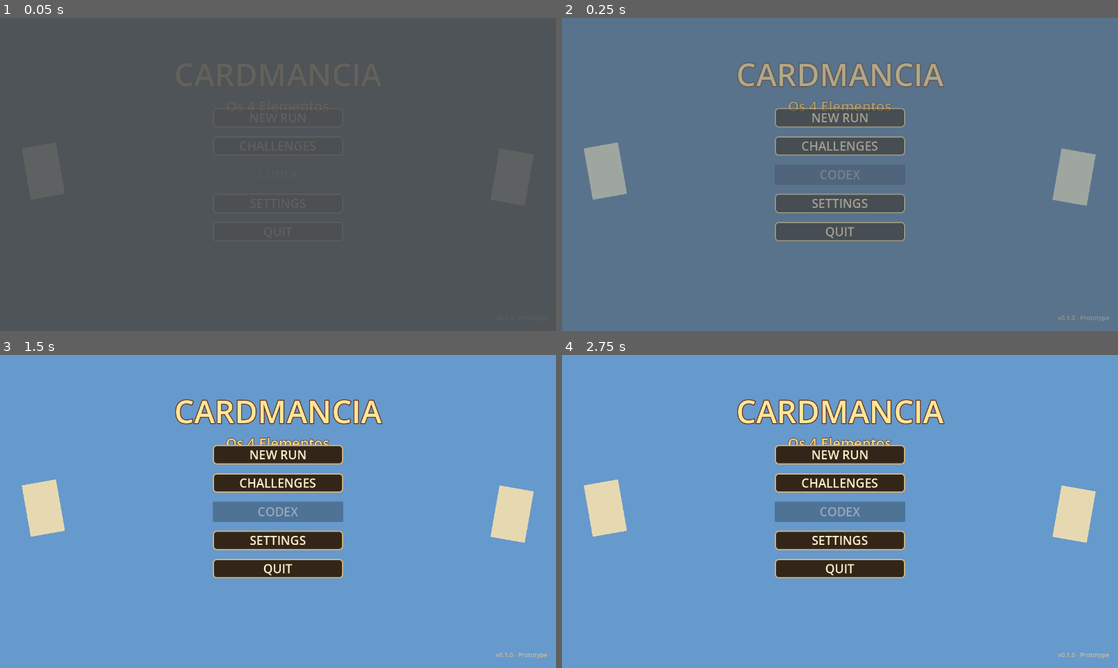
Above: before the commit, frames 1-4 (two rows, left to right).
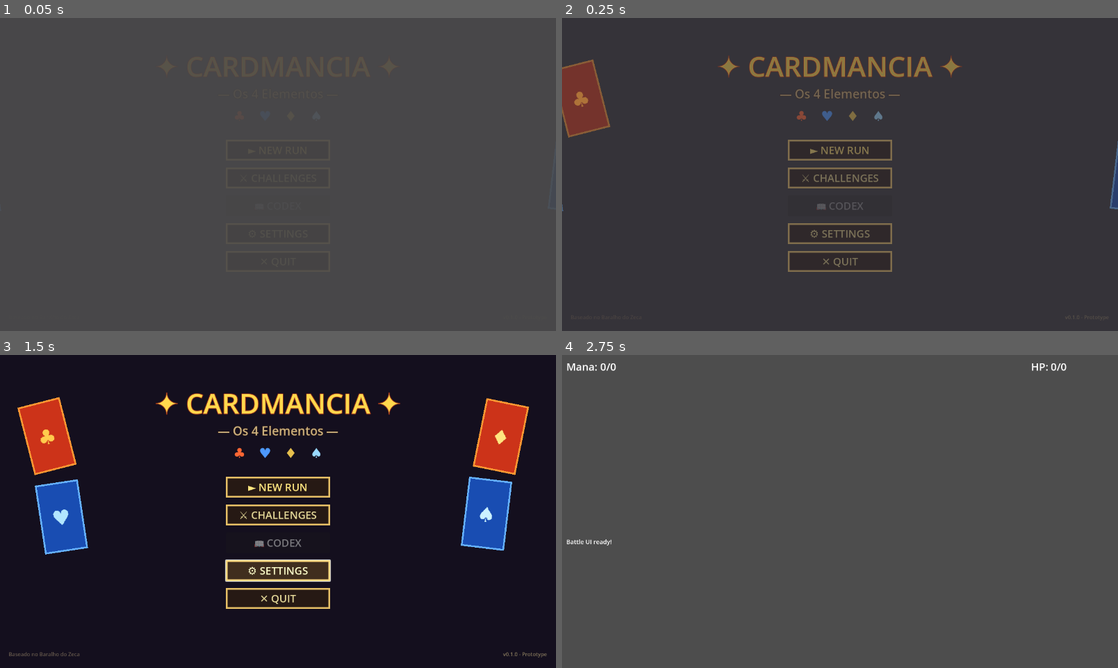
Above: after the commit, the same moments.

Repository: educorplucasmorais-svg/Cardmancia-4-elementos-CARDGAME
Game: Godot game, scene res://res/scenes/MainMenu.tscn
The game is run twice, just before and just after one commit, with the same random seed, the same clock (stepped at 60 frames per second) and the same inputs.
Inputs:
- Up to frame 1 (0.05 s): no input
- Up to frame 2 (0.25 s): no input
- Up to frame 3 (1.5 s): click "CHALLENGES" (after the commit: "⚔ CHALLENGES") at 0.5 s; click "SETTINGS" (after the commit: "⚙ SETTINGS") at 1.25 s
- Up to frame 4 (2.75 s): click "NEW RUN" (after the commit: "► NEW RUN") at 2 s

The runs differ from the first frame. In frame 1, 3.2% of the frame differs, in the area x 4-96%, y 14-72%; in frame 2, 100%; in frame 3, 99%; in frame 4, 100%, in the area x 0-100%, y 0-100%.
Error after the commit: Invalid access to property or key 'process_frame' on a base object of type 'null instance'. (res://res/game/combat/fsm/SetupState.gd:31)

Commit message:
feat: Redesign MainMenu with pixelated style and card decorations
- Fix buttons overlapping title by repositioning below subtitle
- Add 4 decorative cards (Fire, Water, Earth, Air) on sides
- Dark pixelated background with golden accents
- Pixelated button style with sharp corners (no rounded edges)
- Element icons row (♣♥♦♠) between subtitle and buttons
- Card entrance/exit animations with floating effect
- Added credits label "Baseado no Baralho do Zeca"

Co-authored-by: educorplucasmorais-svg <236638709+educorplucasmorais-svg@users.noreply.github.com>

Diff:
--- a/res/scenes/MainMenu.tscn
+++ b/res/scenes/MainMenu.tscn
@@ -1,18 +1,54 @@
-[gd_scene load_steps=3 format=3 uid="uid://d1k2p8hl6tctv"]
+[gd_scene load_steps=6 format=3 uid="uid://d1k2p8hl6tctv"]
 
 [ext_resource type="Script" path="res://res/ui/MainMenu.gd" id="1_mainmenu"]
 
 [sub_resource type="StyleBoxFlat" id="StyleBoxFlat_button"]
-bg_color = Color(0.2, 0.15, 0.1, 1)
-border_width_left = 3
-border_width_top = 3
-border_width_right = 3
-border_width_bottom = 3
-border_color = Color(0.8, 0.7, 0.5, 1)
-corner_radius_top_left = 8
-corner_radius_top_right = 8
-corner_radius_bottom_right = 8
-corner_radius_bottom_left = 8
+bg_color = Color(0.15, 0.1, 0.08, 1)
+border_width_left = 4
+border_width_top = 4
+border_width_right = 4
+border_width_bottom = 4
+border_color = Color(0.9, 0.75, 0.4, 1)
+corner_radius_top_left = 0
+corner_radius_top_right = 0
+corner_radius_bottom_right = 0
+corner_radius_bottom_left = 0
+
+[sub_resource type="StyleBoxFlat" id="StyleBoxFlat_button_hover"]
+bg_color = Color(0.25, 0.18, 0.12, 1)
+border_width_left = 4
+border_width_top = 4
+border_width_right = 4
+border_width_bottom = 4
+border_color = Color(1.0, 0.85, 0.5, 1)
+corner_radius_top_left = 0
+corner_radius_top_right = 0
+corner_radius_bottom_right = 0
+corner_radius_bottom_left = 0
+
+[sub_resource type="StyleBoxFlat" id="StyleBoxFlat_card_fire"]
+bg_color = Color(0.8, 0.2, 0.1, 1)
+border_width_left = 4
+border_width_top = 4
+border_width_right = 4
+border_width_bottom = 4
+border_color = Color(1.0, 0.6, 0.2, 1)
+corner_radius_top_left = 0
+corner_radius_top_right = 0
+corner_radius_bottom_right = 0
+corner_radius_bottom_left = 0
+
+[sub_resource type="StyleBoxFlat" id="StyleBoxFlat_card_water"]
+bg_color = Color(0.1, 0.3, 0.7, 1)
+border_width_left = 4
+border_width_top = 4
+border_width_right = 4
+border_width_bottom = 4
+border_color = Color(0.4, 0.7, 1.0, 1)
+corner_radius_top_left = 0
+corner_radius_top_right = 0
+corner_radius_bottom_right = 0
+corner_radius_bottom_left = 0
 
 [node name="MainMenu" type="Control"]
 layout_mode = 3
@@ -30,23 +66,153 @@
 anchor_bottom = 1.0
 grow_horizontal = 2
 grow_vertical = 2
-color = Color(0.4, 0.6, 0.8, 1)
+color = Color(0.08, 0.06, 0.12, 1)
+
+[node name="CardDecorations" type="Control" parent="."]
+layout_mode = 1
+anchors_preset = 15
+anchor_right = 1.0
+anchor_bottom = 1.0
+grow_horizontal = 2
+grow_vertical = 2
+
+[node name="CardFire1" type="Panel" parent="CardDecorations"]
+layout_mode = 1
+anchors_preset = 0
+offset_left = 40.0
+offset_top = 120.0
+offset_right = 140.0
+offset_bottom = 280.0
+rotation = -0.25
+theme_override_styles/panel = SubResource("StyleBoxFlat_card_fire")
+
+[node name="CardSymbol" type="Label" parent="CardDecorations/CardFire1"]
+layout_mode = 1
+anchors_preset = 8
+anchor_left = 0.5
+anchor_top = 0.5
+anchor_right = 0.5
+anchor_bottom = 0.5
+offset_left = -30.0
+offset_top = -30.0
+offset_right = 30.0
+offset_bottom = 30.0
+grow_horizontal = 2
+grow_vertical = 2
+theme_override_colors/font_color = Color(1, 0.8, 0.3, 1)
+theme_override_font_sizes/font_size = 48
+text = "♣"
+horizontal_alignment = 1
+vertical_alignment = 1
+
+[node name="CardWater1" type="Panel" parent="CardDecorations"]
+layout_mode = 1
+anchors_preset = 0
+offset_left = 80.0
+offset_top = 300.0
+offset_right = 180.0
+offset_bottom = 460.0
+rotation = -0.15
+theme_override_styles/panel = SubResource("StyleBoxFlat_card_water")
+
+[node name="CardSymbol" type="Label" parent="CardDecorations/CardWater1"]
+layout_mode = 1
+anchors_preset = 8
+anchor_left = 0.5
+anchor_top = 0.5
+anchor_right = 0.5
+anchor_bottom = 0.5
+offset_left = -30.0
+offset_top = -30.0
+offset_right = 30.0
+offset_bottom = 30.0
+grow_horizontal = 2
+grow_vertical = 2
+theme_override_colors/font_color = Color(0.7, 0.9, 1.0, 1)
+theme_override_font_sizes/font_size = 48
+text = "♥"
+horizontal_alignment = 1
+vertical_alignment = 1
+
+[node name="CardEarth1" type="Panel" parent="CardDecorations"]
+layout_mode = 1
+anchors_preset = 1
+anchor_left = 1.0
+anchor_right = 1.0
+offset_left = -160.0
+offset_top = 100.0
+offset_right = -60.0
+offset_bottom = 260.0
+grow_horizontal = 0
+rotation = 0.2
+theme_override_styles/panel = SubResource("StyleBoxFlat_card_fire")
+
+[node name="CardSymbol" type="Label" parent="CardDecorations/CardEarth1"]
+layout_mode = 1
+anchors_preset = 8
+anchor_left = 0.5
+anchor_top = 0.5
+anchor_right = 0.5
+anchor_bottom = 0.5
+offset_left = -30.0
+offset_top = -30.0
+offset_right = 30.0
+offset_bottom = 30.0
+grow_horizontal = 2
+grow_vertical = 2
+theme_override_colors/font_color = Color(1, 0.9, 0.5, 1)
+theme_override_font_sizes/font_size = 48
+text = "♦"
+horizontal_alignment = 1
+vertical_alignment = 1
+
+[node name="CardAir1" type="Panel" parent="CardDecorations"]
+layout_mode = 1
+anchors_preset = 1
+anchor_left = 1.0
+anchor_right = 1.0
+offset_left = -200.0
+offset_top = 280.0
+offset_right = -100.0
+offset_bottom = 440.0
+grow_horizontal = 0
+rotation = 0.12
+theme_override_styles/panel = SubResource("StyleBoxFlat_card_water")
+
+[node name="CardSymbol" type="Label" parent="CardDecorations/CardAir1"]
+layout_mode = 1
+anchors_preset = 8
+anchor_left = 0.5
+anchor_top = 0.5
+anchor_right = 0.5
+anchor_bottom = 0.5
+offset_left = -30.0
+offset_top = -30.0
+offset_right = 30.0
+offset_bottom = 30.0
+grow_horizontal = 2
+grow_vertical = 2
+theme_override_colors/font_color = Color(0.8, 0.95, 1.0, 1)
+theme_override_font_sizes/font_size = 48
+text = "♠"
+horizontal_alignment = 1
+vertical_alignment = 1
 
 [node name="Title" type="Label" parent="."]
 layout_mode = 1
 anchors_preset = 5
 anchor_left = 0.5
 anchor_right = 0.5
-offset_left = -300.0
-offset_top = 80.0
-offset_right = 300.0
-offset_bottom = 180.0
-grow_horizontal = 2
-theme_override_colors/font_color = Color(1, 0.9, 0.6, 1)
-theme_override_colors/font_outline_color = Color(0.4, 0.2, 0.1, 1)
-theme_override_constants/outline_size = 8
-theme_override_font_sizes/font_size = 72
-text = "CARDMANCIA"
+offset_left = -350.0
+offset_top = 60.0
+offset_right = 350.0
+offset_bottom = 160.0
+grow_horizontal = 2
+theme_override_colors/font_color = Color(1, 0.85, 0.3, 1)
+theme_override_colors/font_outline_color = Color(0.6, 0.2, 0.1, 1)
+theme_override_constants/outline_size = 6
+theme_override_font_sizes/font_size = 64
+text = "✦ CARDMANCIA ✦"
 horizontal_alignment = 1
 vertical_alignment = 1
 
@@ -55,73 +221,122 @@
 anchors_preset = 5
 anchor_left = 0.5
 anchor_right = 0.5
-offset_left = -200.0
-offset_top = 180.0
-offset_right = 200.0
-offset_bottom = 220.0
-grow_horizontal = 2
-theme_override_colors/font_color = Color(1, 0.85, 0.5, 1)
-theme_override_colors/font_outline_color = Color(0.3, 0.15, 0.05, 1)
-theme_override_constants/outline_size = 4
+offset_left = -250.0
+offset_top = 150.0
+offset_right = 250.0
+offset_bottom = 200.0
+grow_horizontal = 2
+theme_override_colors/font_color = Color(0.8, 0.7, 0.5, 1)
+theme_override_colors/font_outline_color = Color(0.2, 0.1, 0.05, 1)
+theme_override_constants/outline_size = 3
+theme_override_font_sizes/font_size = 28
+text = "— Os 4 Elementos —"
+horizontal_alignment = 1
+vertical_alignment = 1
+
+[node name="ElementIcons" type="HBoxContainer" parent="."]
+layout_mode = 1
+anchors_preset = 5
+anchor_left = 0.5
+anchor_right = 0.5
+offset_left = -150.0
+offset_top = 200.0
+offset_right = 150.0
+offset_bottom = 250.0
+grow_horizontal = 2
+theme_override_constants/separation = 30
+alignment = 1
+
+[node name="Fire" type="Label" parent="ElementIcons"]
+layout_mode = 2
+theme_override_colors/font_color = Color(1, 0.4, 0.2, 1)
 theme_override_font_sizes/font_size = 32
-text = "Os 4 Elementos"
-horizontal_alignment = 1
-vertical_alignment = 1
+text = "♣"
+horizontal_alignment = 1
+
+[node name="Water" type="Label" parent="ElementIcons"]
+layout_mode = 2
+theme_override_colors/font_color = Color(0.3, 0.6, 1, 1)
+theme_override_font_sizes/font_size = 32
+text = "♥"
+horizontal_alignment = 1
+
+[node name="Earth" type="Label" parent="ElementIcons"]
+layout_mode = 2
+theme_override_colors/font_color = Color(0.9, 0.75, 0.3, 1)
+theme_override_font_sizes/font_size = 32
+text = "♦"
+horizontal_alignment = 1
+
+[node name="Air" type="Label" parent="ElementIcons"]
+layout_mode = 2
+theme_override_colors/font_color = Color(0.6, 0.85, 1, 1)
+theme_override_font_sizes/font_size = 32
+text = "♠"
+horizontal_alignment = 1
 
 [node name="MenuButtons" type="VBoxContainer" parent="."]
 layout_mode = 1
-anchors_preset = 8
-anchor_left = 0.5
-anchor_top = 0.5
-anchor_right = 0.5
-anchor_bottom = 0.5
-offset_left = -150.0
-offset_top = -100.0
-offset_right = 150.0
-offset_bottom = 100.0
-grow_horizontal = 2
-grow_vertical = 2
-theme_override_constants/separation = 20
+anchors_preset = 5
+anchor_left = 0.5
+anchor_right = 0.5
+offset_left = -120.0
+offset_top = 280.0
+offset_right = 120.0
+offset_bottom = 520.0
+grow_horizontal = 2
+theme_override_constants/separation = 16
 
 [node name="NewRunButton" type="Button" parent="MenuButtons"]
-layout_mode = 2
-theme_override_colors/font_color = Color(1, 0.95, 0.8, 1)
-theme_override_colors/font_hover_color = Color(1, 1, 0.9, 1)
-theme_override_colors/font_pressed_color = Color(0.9, 0.85, 0.7, 1)
-theme_override_font_sizes/font_size = 28
-theme_override_styles/normal = SubResource("StyleBoxFlat_button")
-theme_override_styles/hover = SubResource("StyleBoxFlat_button")
+custom_minimum_size = Vector2(240, 48)
+layout_mode = 2
+theme_override_colors/font_color = Color(1, 0.9, 0.5, 1)
+theme_override_colors/font_hover_color = Color(1, 1, 0.8, 1)
+theme_override_colors/font_pressed_color = Color(0.8, 0.7, 0.4, 1)
+theme_override_font_sizes/font_size = 24
+theme_override_styles/normal = SubResource("StyleBoxFlat_button")
+theme_override_styles/hover = SubResource("StyleBoxFlat_button_hover")
 theme_override_styles/pressed = SubResource("StyleBoxFlat_button")
-text = "NEW RUN"
+text = "► NEW RUN"
 
 [node name="ChallengesButton" type="Button" parent="MenuButtons"]
-layout_mode = 2
-theme_override_colors/font_color = Color(1, 0.95, 0.8, 1)
-theme_override_font_sizes/font_size = 28
-theme_override_styles/normal = SubResource("StyleBoxFlat_button")
-text = "CHALLENGES"
+custom_minimum_size = Vector2(240, 48)
+layout_mode = 2
+theme_override_colors/font_color = Color(0.9, 0.85, 0.6, 1)
+theme_override_colors/font_hover_color = Color(1, 1, 0.8, 1)
+theme_override_font_sizes/font_size = 24
+theme_override_styles/normal = SubResource("StyleBoxFlat_button")
+theme_override_styles/hover = SubResource("StyleBoxFlat_button_hover")
+text = "⚔ CHALLENGES"
 
 [node name="CodexButton" type="Button" parent="MenuButtons"]
-layout_mode = 2
-theme_override_colors/font_color = Color(0.7, 0.65, 0.5, 1)
-theme_override_font_sizes/font_size = 28
-theme_override_styles/normal = SubResource("StyleBoxFlat_button")
-text = "CODEX"
+custom_minimum_size = Vector2(240, 48)
+layout_mode = 2
+theme_override_colors/font_color = Color(0.5, 0.45, 0.35, 1)
+theme_override_font_sizes/font_size = 24
+theme_override_styles/normal = SubResource("StyleBoxFlat_button")
+text = "📖 CODEX"
 disabled = true
 
 [node name="SettingsButton" type="Button" parent="MenuButtons"]
-layout_mode = 2
-theme_override_colors/font_color = Color(1, 0.95, 0.8, 1)
-theme_override_font_sizes/font_size = 28
-theme_override_styles/normal = SubResource("StyleBoxFlat_button")
-text = "SETTINGS"
+custom_minimum_size = Vector2(240, 48)
+layout_mode = 2
+theme_override_colors/font_color = Color(0.9, 0.85, 0.6, 1)
+theme_override_colors/font_hover_color = Color(1, 1, 0.8, 1)
+theme_override_font_sizes/font_size = 24
+theme_override_styles/normal = SubResource("StyleBoxFlat_button")
+theme_override_styles/hover = SubResource("StyleBoxFlat_button_hover")
+text = "⚙ SETTINGS"
 
 [node name="QuitButton" type="Button" parent="MenuButtons"]
-layout_mode = 2
-theme_override_colors/font_color = Color(1, 0.95, 0.8, 1)
-theme_override_font_sizes/font_size = 28
-theme_override_styles/normal = SubResource("StyleBoxFlat_button")
-text = "QUIT"
+custom_minimum_size = Vector2(240, 48)
+layout_mode = 2
+theme_override_colors/font_color = Color(0.9, 0.85, 0.6, 1)
+theme_override_colors/font_hover_color = Color(1, 1, 0.8, 1)
+theme_override_font_sizes/font_size = 24
+theme_override_styles/normal = SubResource("StyleBoxFlat_button")
+theme_override_styles/hover = SubResource("StyleBoxFlat_button_hover")
+text = "✕ QUIT"
 
 [node name="VersionLabel" type="Label" parent="."]
 layout_mode = 1
@@ -136,47 +351,24 @@
 offset_bottom = -20.0
 grow_horizontal = 0
 grow_vertical = 0
-theme_override_colors/font_color = Color(0.8, 0.75, 0.6, 1)
-theme_override_font_sizes/font_size = 14
+theme_override_colors/font_color = Color(0.5, 0.45, 0.35, 1)
+theme_override_font_sizes/font_size = 12
 text = "v0.1.0 - Prototype"
 horizontal_alignment = 2
 
-[node name="CardDecorations" type="Control" parent="."]
-layout_mode = 1
-anchors_preset = 15
-anchor_right = 1.0
-anchor_bottom = 1.0
-grow_horizontal = 2
-grow_vertical = 2
-
-[node name="CardLeft" type="ColorRect" parent="CardDecorations"]
-layout_mode = 1
-anchors_preset = 4
-anchor_top = 0.5
-anchor_bottom = 0.5
-offset_left = 50.0
-offset_top = -60.0
-offset_right = 130.0
-offset_bottom = 60.0
-grow_vertical = 2
-rotation = -0.174533
-color = Color(0.9, 0.85, 0.7, 1)
-
-[node name="CardRight" type="ColorRect" parent="CardDecorations"]
-layout_mode = 1
-anchors_preset = 6
-anchor_left = 1.0
-anchor_top = 0.5
-anchor_right = 1.0
-anchor_bottom = 0.5
-offset_left = -130.0
-offset_top = -60.0
-offset_right = -50.0
-offset_bottom = 60.0
-grow_horizontal = 0
-grow_vertical = 2
-rotation = 0.174533
-color = Color(0.9, 0.85, 0.7, 1)
+[node name="CreditsLabel" type="Label" parent="."]
+layout_mode = 1
+anchors_preset = 2
+anchor_top = 1.0
+anchor_bottom = 1.0
+offset_left = 20.0
+offset_top = -40.0
+offset_right = 300.0
+offset_bottom = -20.0
+grow_vertical = 0
+theme_override_colors/font_color = Color(0.4, 0.35, 0.3, 1)
+theme_override_font_sizes/font_size = 12
+text = "Baseado no Baralho do Zeca"
 
 [connection signal="pressed" from="MenuButtons/NewRunButton" to="." method="_on_new_run_pressed"]
 [connection signal="pressed" from="MenuButtons/ChallengesButton" to="." method="_on_challenges_pressed"]
--- a/res/ui/MainMenu.gd
+++ b/res/ui/MainMenu.gd
@@ -1,25 +1,62 @@
 # res://res/ui/MainMenu.gd
-# Menu Principal do Jogo
+# Menu Principal do Jogo - Cardmancia: Os 4 Elementos
 # Estilo: Pixel Art / Roguelike Deckbuilder
 
 extends Control
+
+# Referências para animação das cartas
+@onready var card_decorations: Control = $CardDecorations
+
+var _time: float = 0.0
 
 func _ready() -> void:
 	print("=== CARDMANCIA: OS 4 ELEMENTOS ===")
 	print("Menu Principal Carregado")
 
-	# Configurar pixel art
+	# Configurar pixel art - sem anti-aliasing para look pixelado
 	get_tree().root.content_scale_mode = Window.CONTENT_SCALE_MODE_VIEWPORT
 	get_tree().root.content_scale_aspect = Window.CONTENT_SCALE_ASPECT_KEEP
 
 	# Animar entrada do menu
 	_animate_menu_entrance()
+	_animate_cards_float()
+
+func _process(delta: float) -> void:
+	# Animação sutil de flutuação das cartas
+	_time += delta
+	if card_decorations:
+		for i in card_decorations.get_child_count():
+			var card: Control = card_decorations.get_child(i)
+			var offset: float = sin(_time * 0.8 + i * 1.5) * 3.0
+			card.position.y += offset * delta
 
 func _animate_menu_entrance() -> void:
 	# Fade in suave
 	modulate.a = 0.0
 	var tween: Tween = create_tween()
-	tween.tween_property(self, "modulate:a", 1.0, 0.5)
+	tween.tween_property(self, "modulate:a", 1.0, 0.6).set_ease(Tween.EASE_OUT)
+
+func _animate_cards_float() -> void:
+	# Animação inicial das cartas entrando na tela
+	if not card_decorations:
+		return
+
+	for i in card_decorations.get_child_count():
+		var card: Control = card_decorations.get_child(i)
+		var original_pos: Vector2 = card.position
+
+		# Cartas começam fora da tela
+		if i < 2:  # Cartas da esquerda
+			card.position.x -= 200
+		else:  # Cartas da direita
+			card.position.x += 200
+
+		# Animar entrada com delay
+		var tween: Tween = create_tween()
+		tween.tween_property(card, "position", original_pos, 0.8)\
+			.set_delay(0.1 + i * 0.15)\
+			.set_ease(Tween.EASE_OUT)\
+			.set_trans(Tween.TRANS_BACK)
 
 func _on_new_run_pressed() -> void:
 	print("[MainMenu] Iniciando nova run...")
@@ -27,19 +64,27 @@
 
 func _on_challenges_pressed() -> void:
 	print("[MainMenu] Desafios ainda não implementados")
-	# TODO: Implementar tela de desafios
 
 func _on_settings_pressed() -> void:
 	print("[MainMenu] Configurações ainda não implementadas")
-	# TODO: Implementar tela de configurações
 
 func _on_quit_pressed() -> void:
 	print("[MainMenu] Saindo do jogo...")
 	get_tree().quit()
 
 func _transition_to_scene(scene_path: String) -> void:
+	# Animar cartas saindo
+	if card_decorations:
+		for i in card_decorations.get_child_count():
+			var card: Control = card_decorations.get_child(i)
+			var tween: Tween = create_tween()
+			if i < 2:
+				tween.tween_property(card, "position:x", card.position.x - 300, 0.4)
+			else:
+				tween.tween_property(card, "position:x", card.position.x + 300, 0.4)
+
 	# Fade out antes de trocar cena
 	var tween: Tween = create_tween()
-	tween.tween_property(self, "modulate:a", 0.0, 0.3)
+	tween.tween_property(self, "modulate:a", 0.0, 0.4)
 	await tween.finished
 	get_tree().change_scene_to_file(scene_path)
